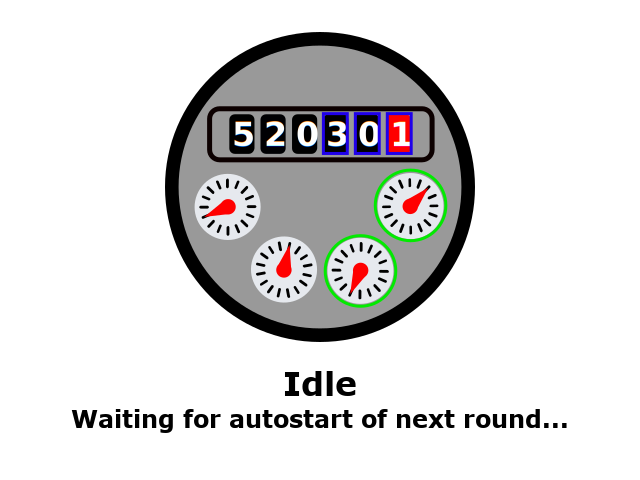
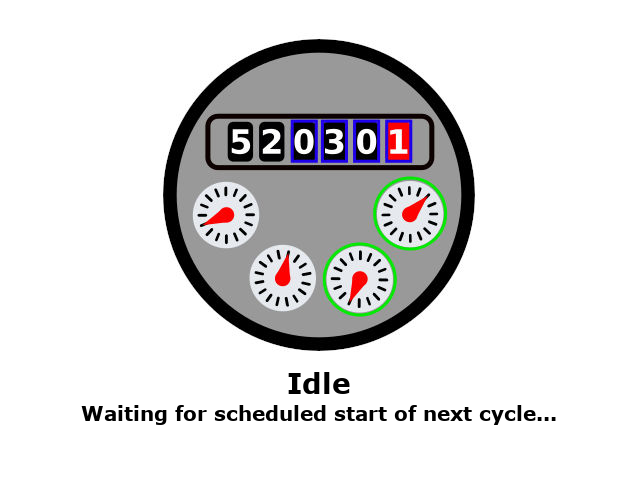
Before/after of a 640 x 480 layered artwork. What changed in the layer stack:
painted on "Idle ..." over box(71, 371, 567, 433)
removed layer "Pasted Layer" over box(165, 32, 475, 342)
removed layer "Layer" over box(71, 32, 567, 433)
renamed "Flowstate_flow_not_started.jpg" to "Flowstate_idle_no_autostart.jpg", painted on it over box(71, 32, 567, 433)
